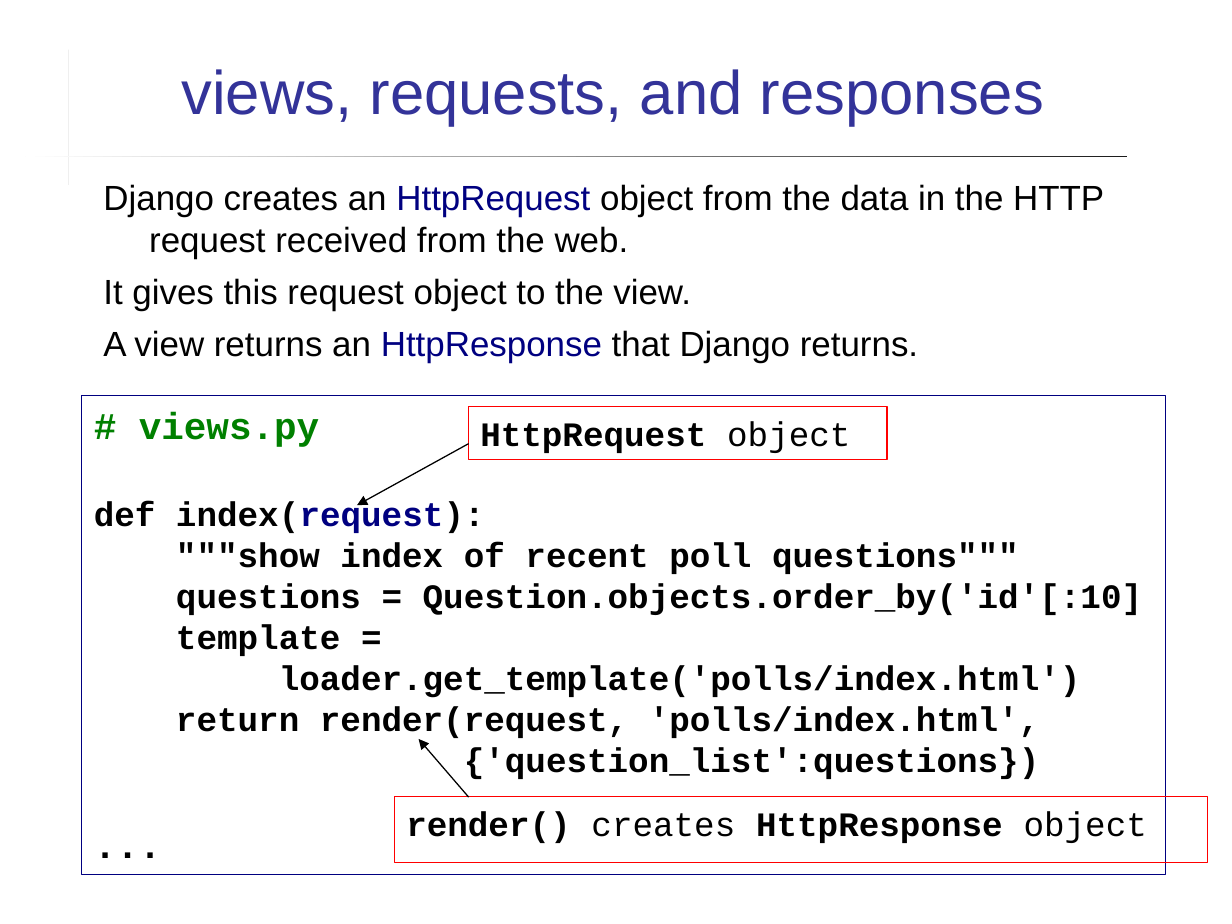
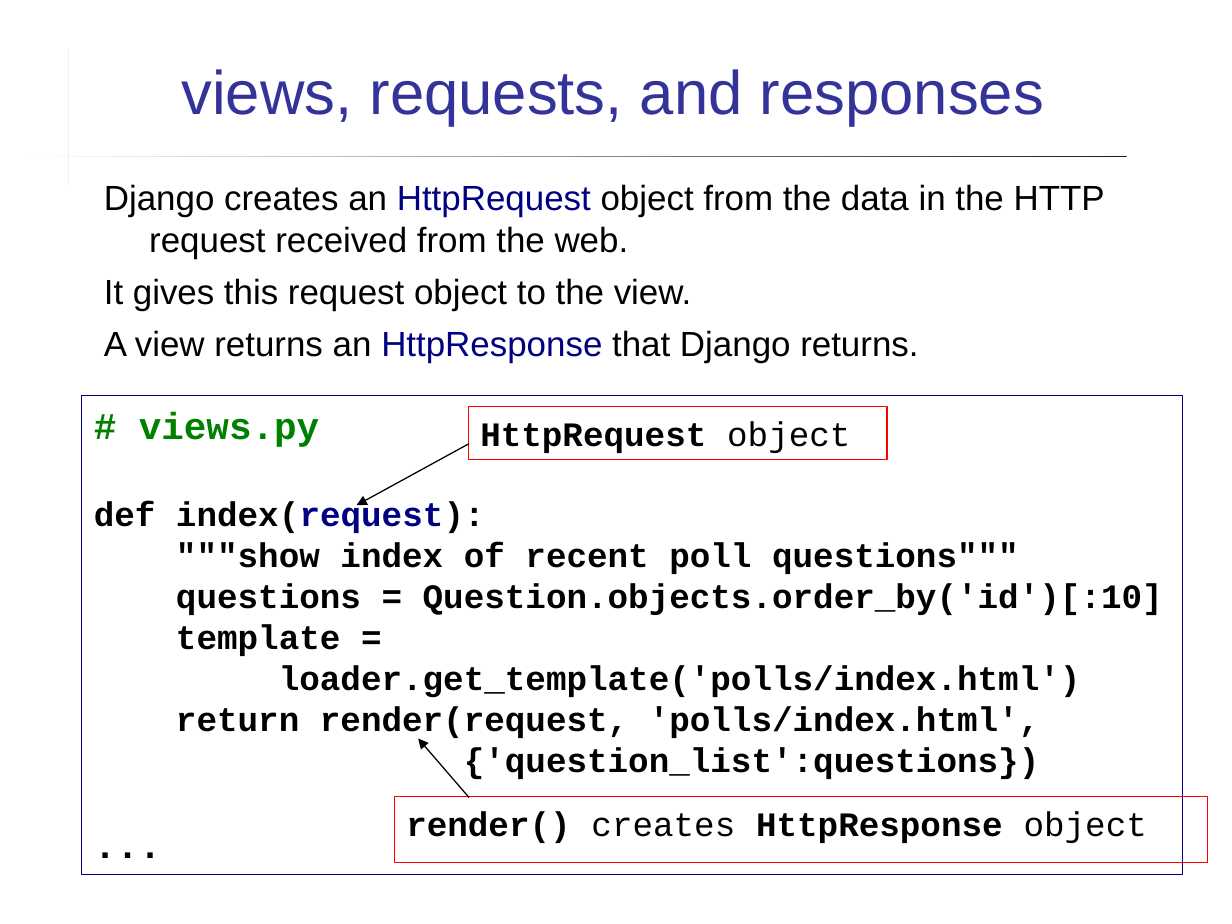
Before and after one commit to cpske/ISP, a slide deck: slide 19 of django/Intro-to-Django.ppt. Drawn at 1232x924 pixels with LibreOffice and Linux fonts; fonts in the diff are those of the drawing. Boxes give left, top, right and bottom in pixels: in the first picture for what was removed or moved away, otherwise in the second. Text is boxed around its words. In the diff, an @@ line names an element or a change of style, - is before the commit and + after.

Commit message:
improve wording in slides

```diff
--- a/django/Intro-to-Django.ppt
+++ b/django/Intro-to-Django.ppt
@@ rectangle "# views.py": place and size @@
-rectangle "# views.py" at (81, 395, 1165, 875)
+rectangle "# views.py" at (81, 395, 1183, 875)
@@ text in rectangle at (176, 583, 1163, 615): text changed @@
-questions = Question.objects.order_by('id'[:10]
+questions = Question.objects.order_by('id')[:10]
```
Also in this commit, not shown: 9 other slides changed, 4 other files.
